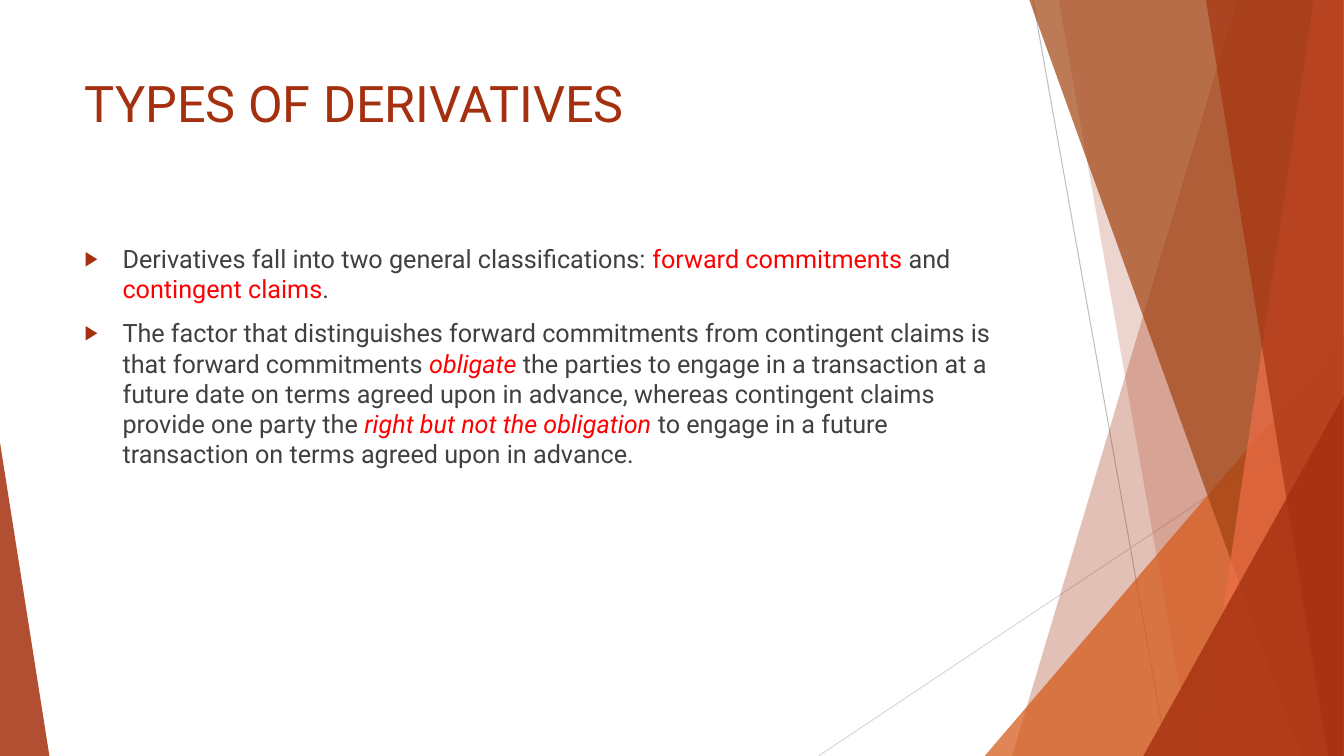
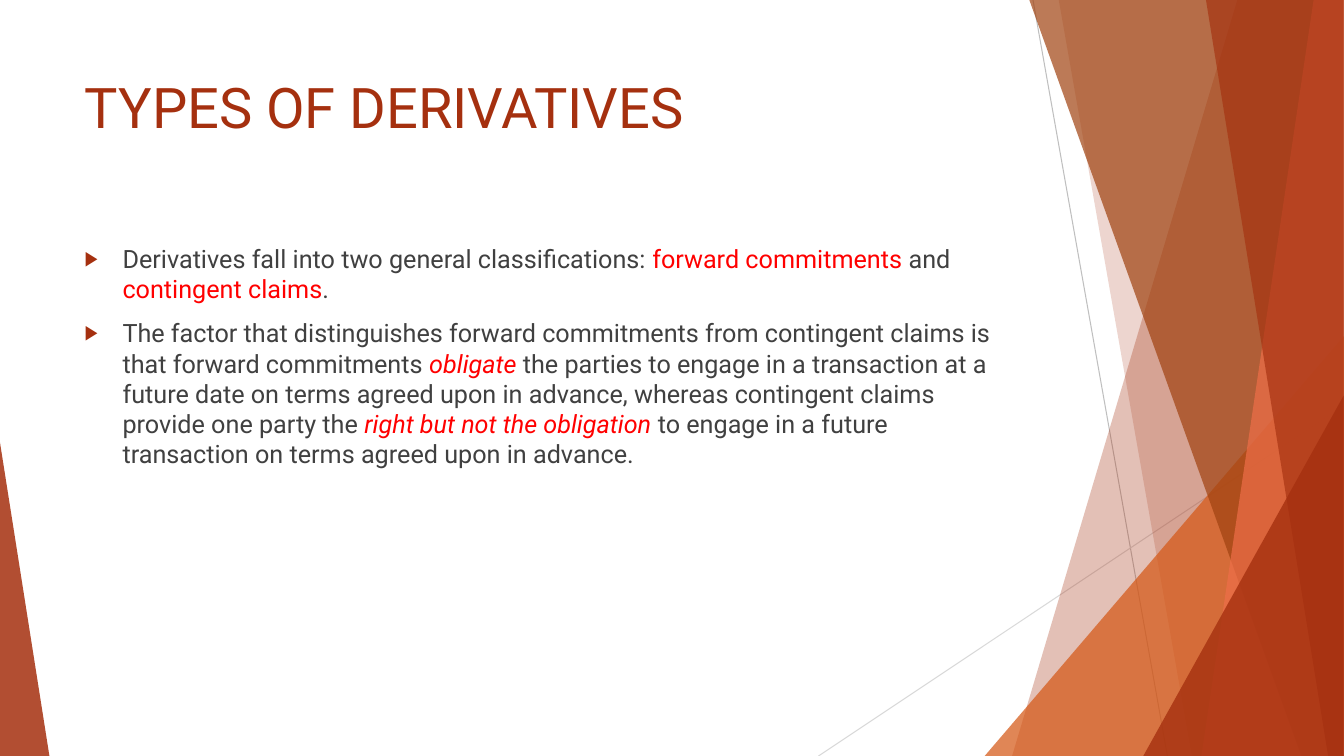
Before and after one commit to Isco0530/data, a slide deck: slide 4 of Reading 45.pptx (slide 3 before the commit). Drawn at 1344x756 pixels with LibreOffice and Linux fonts; fonts in the diff are those of the drawing. Boxes give left, top, right and bottom in pixels: in the first picture for what was removed or moved away, otherwise in the second. Text is boxed around its words. In the diff, an @@ line names an element or a change of style, - is before the commit and + after.

```diff
--- a/Reading 45.pptx
+++ b/Reading 45.pptx
@@ title "TYPES OF DERIVATIVES" at box(85, 87, 683, 129): size 36 to 40 pt @@
```
Also in this commit, not shown: 5 other slides changed, 1 slide added.
